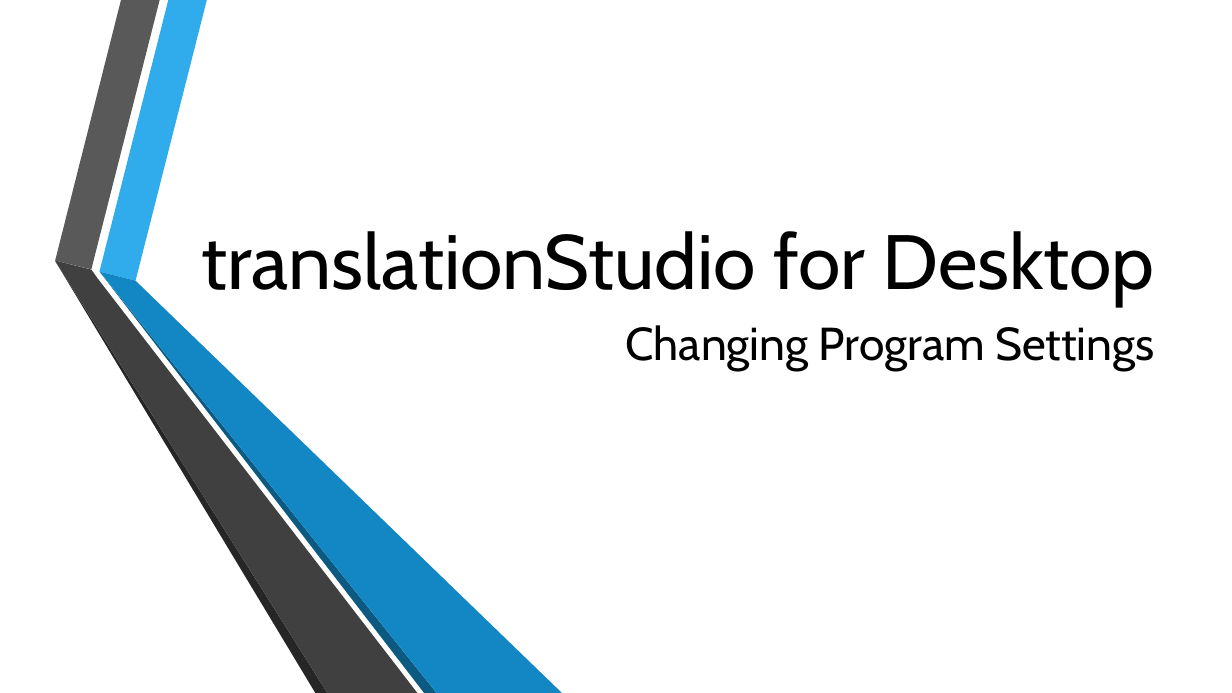
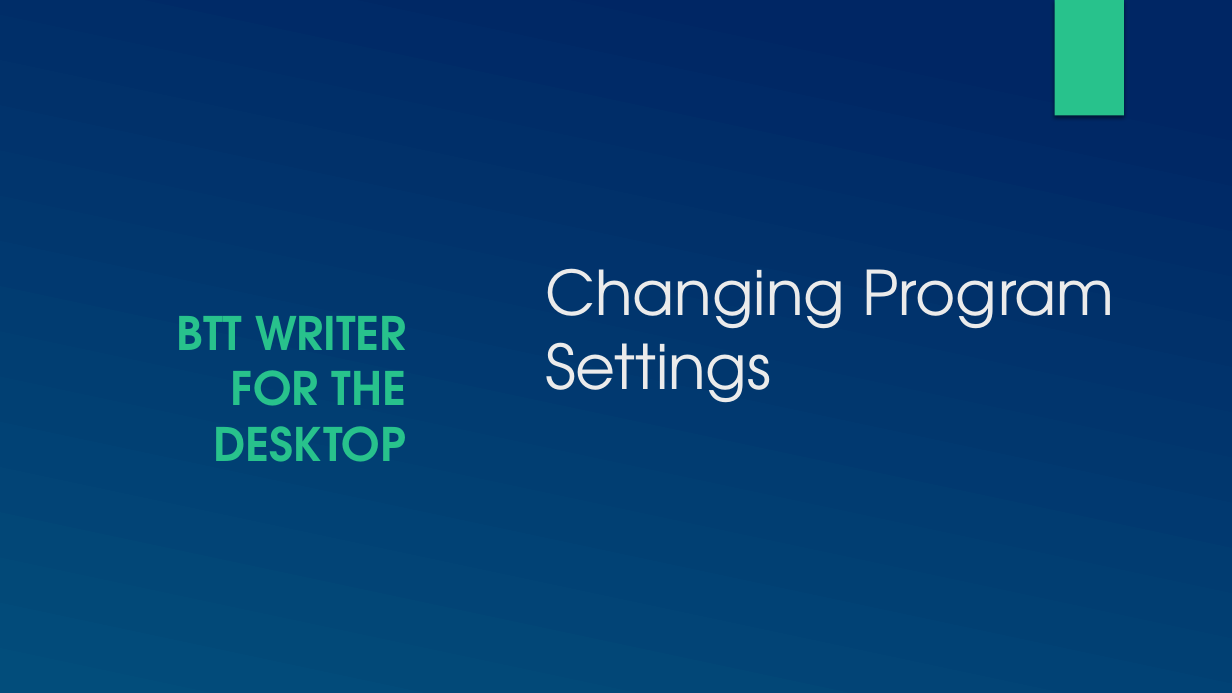
Before and after one commit to mondele/btt-writer-docs, a slide deck: slide 1 of docs/DChangeSettings.pptx. Drawn at 1232x693 pixels with LibreOffice and Linux fonts; fonts in the diff are those of the drawing; background and template pictures are left out. Boxes give left, top, right and bottom in pixels: in the first picture for what was removed or moved away, otherwise in the second. Text is boxed around its words. In the diff, an @@ line names an element or a change of style, - is before the commit and + after.

```diff
--- a/docs/DChangeSettings.pptx
+++ b/docs/DChangeSettings.pptx
@@ background picture (left out) to gradient #002664 to #024E7B @@
@@ rectangle added at bbox=[1055, 0, 1124, 116], fill #28C28C @@
@@ title removed at bbox=[202, 231, 1155, 306] @@
-translationStudio for Desktop
@@ group removed at bbox=[55, 0, 563, 693]: 6 freeform shapes @@
@@ title "Changing Program Settings": place and size @@
-title "Changing Program Settings" at bbox=[625, 325, 1155, 371]
+title "Changing Program Settings" at bbox=[545, 268, 1114, 403]
@@ title "Changing Program Settings" at bbox=[545, 268, 1114, 403]: size 36 to 48 pt, font Cabin to TeX Gyre Adventor, text colour #000000 to #EBEBEB; alignment right to left; less space between paragraphs @@
@@ subtitle added at bbox=[177, 316, 407, 462], 36 pt, text #28C28C, bold @@
+BTT WRITER FOR THE DESKTOP
```
Also in this commit, not shown: 8 other slides changed, 1 other file.
